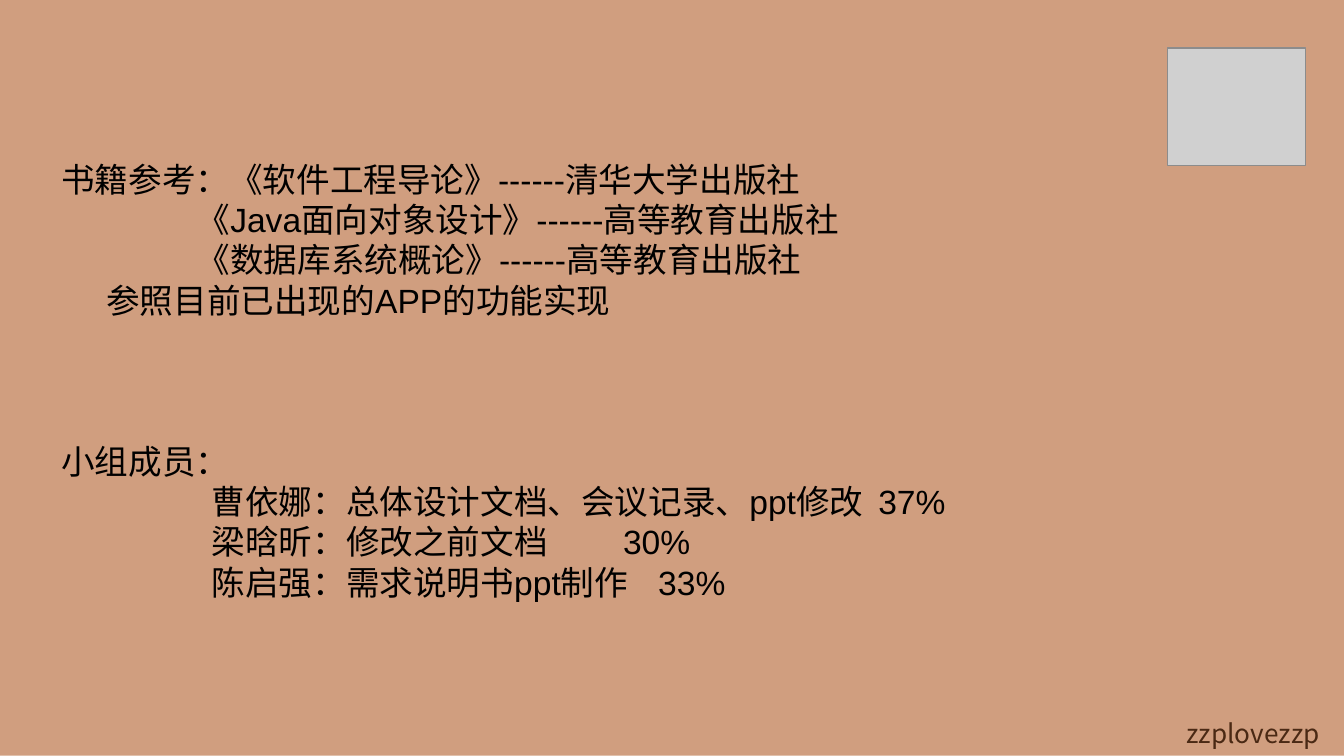
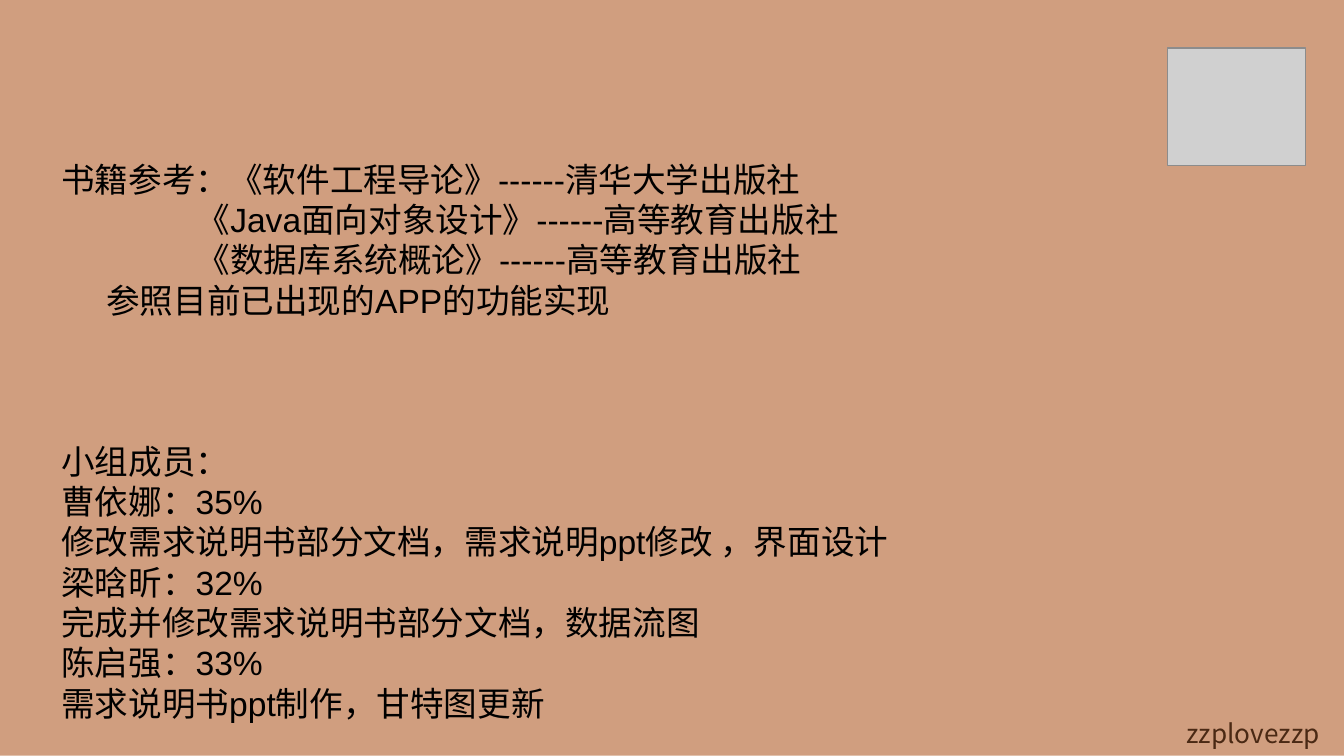
Before and after one commit to LEMONccccc/software, a slide deck: slide 30 of 需求说明书.ppt (slide 24 before the commit). Drawn at 1344x756 pixels with LibreOffice and Linux fonts; fonts in the diff are those of the drawing; grey boxes stand for pictures; background and template pictures are left out. Boxes give left, top, right and bottom in pixels: in the first picture for what was removed or moved away, otherwise in the second. Text is boxed around its words. In the diff, an @@ line names an element or a change of style, - is before the commit and + after.

Commit message:
需求说明

```diff
--- a/需求说明书.ppt
+++ b/需求说明书.ppt
@@ text at (61,485,888,723): text changed @@
-曹依娜：总体设计文档、会议记录、ppt修改 37%
-梁晗昕：修改之前文档 30%
-陈启强：需求说明书ppt制作 33%
+曹依娜：35%
+修改需求说明书部分文档，需求说明ppt修改 ，界面设计
+梁晗昕：32%
+完成并修改需求说明书部分文档，数据流图
+陈启强：33%
+需求说明书ppt制作，甘特图更新
```
Also in this commit, not shown: 1 other slide changed, 6 slides added.
